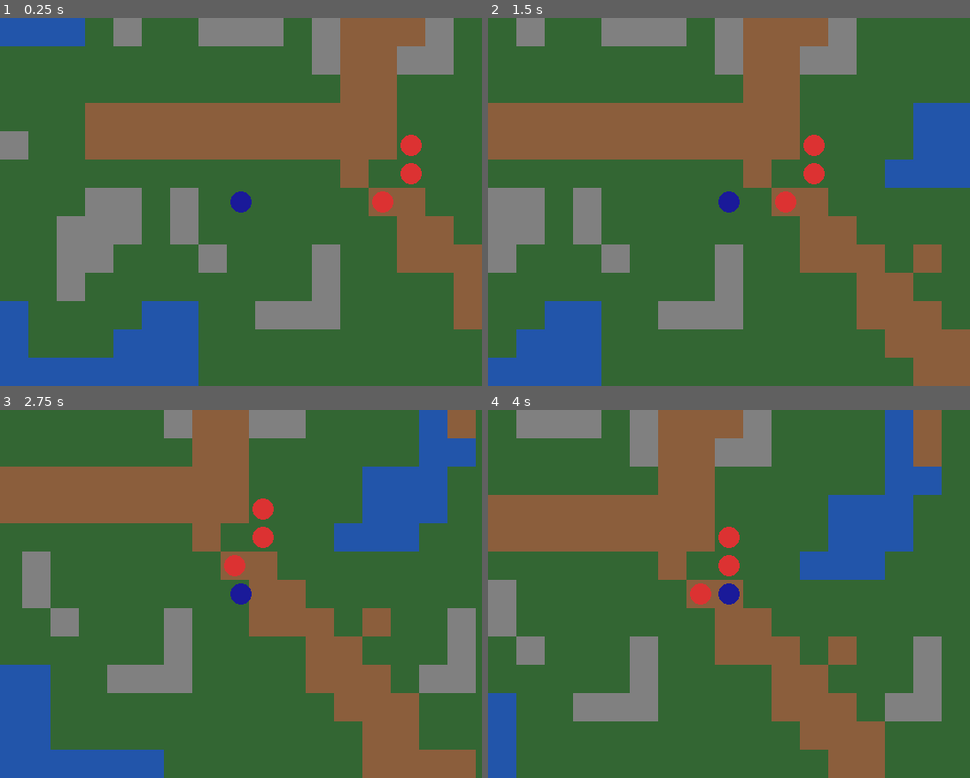
Above: before the commit, frames 1-4 (two rows, left to right).
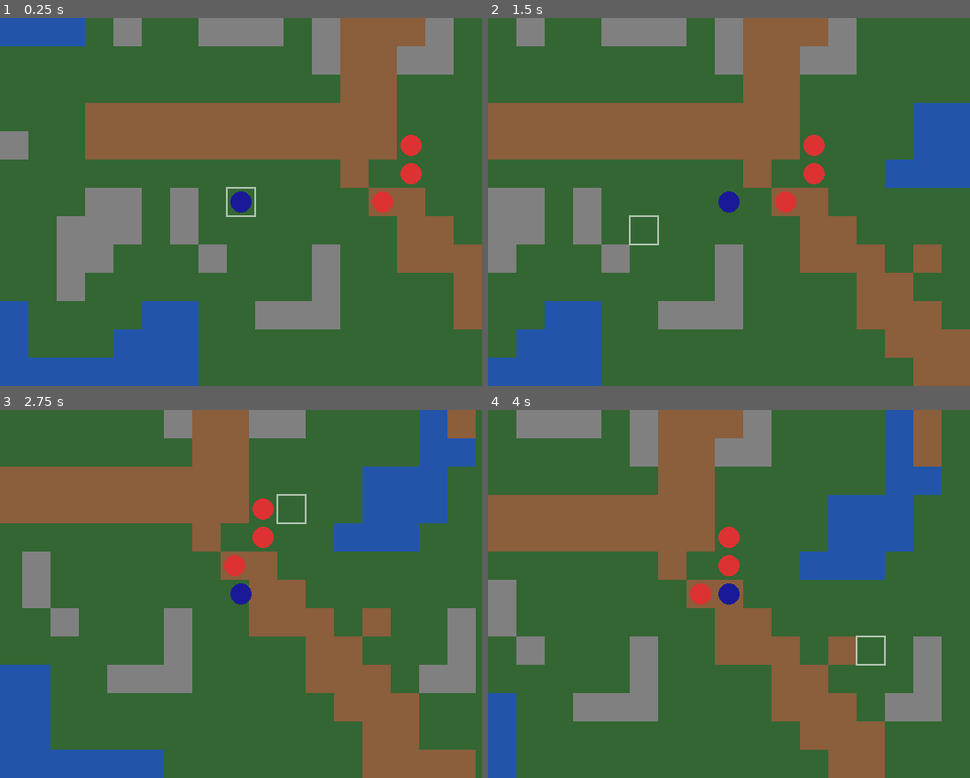
Above: after the commit, the same moments.

Repository: gabrielrheimer/classic-rpg-godot
Game: Godot game, scene res://scenes/game_map.tscn
Two runs of this game, one before a commit and one after it. Both use one fixed random seed, a clock stepped at 60 frames per second and the inputs below.
Inputs (mouse positions are in pixels of both pictures, inside the frame that each line leads up to):
- Up to frame 1 (0.25 s): no input
- Up to frame 2 (1.5 s): tap Enter at 0.5 s; move the mouse to (835, 183) at 0.52 s; hold D (move_right) 0.53-1.28 s; click (835, 183) at 0.67 s; move the mouse to (632, 220) at 1.27 s; hold S (move_down) from 1.28 s (still down); click (632, 220) at 1.42 s
- Up to frame 3 (2.75 s): move the mouse to (289, 513) at 2.02 s; release S (move_down) at 2.03 s; hold D (move_right) from 2.03 s (still down); click (289, 513) at 2.17 s
- Up to frame 4 (4 s): move the mouse to (704, 667) at 2.77 s; release D (move_right) at 2.78 s; hold W (move_up) 2.78-3.53 s; click (704, 667) at 2.92 s; move the mouse to (873, 649) at 3.52 s; hold A (move_left) from 3.53 s (still down); click (873, 649) at 3.67 s

The runs differ from the first frame. In frame 1, 0.1% of the frame differs, in the area x 46-54%, y 45-55%; in frame 2, 0.1%; in frame 3, 0.1%; in frame 4, 0.1%.

Commit message:
feat: add movement via mouse click

Diff:
--- a/scenes/game_map.tscn
+++ b/scenes/game_map.tscn
@@ -6,6 +6,7 @@
 [ext_resource type="Texture2D" uid="uid://btucy82f8mihg" path="res://assets/tiles/player.png" id="4_lp764"]
 [ext_resource type="PackedScene" path="res://scenes/enemy.tscn" id="5_enemy"]
 [ext_resource type="PackedScene" path="res://scenes/spawn_point.tscn" id="6_spawnpoint"]
+[ext_resource type="Script" path="res://scripts/world/tile_highlight.gd" id="7_highlight"]
 
 [node name="GameMap" type="Node2D"]
 script = ExtResource("1_gamemap")
@@ -35,3 +36,6 @@
 [node name="SpawnPoint3" parent="." instance=ExtResource("6_spawnpoint")]
 position = Vector2(512, 256)
 enemy_scene = ExtResource("5_enemy")
+
+[node name="TileHighlight" type="Node2D" parent="."]
+script = ExtResource("7_highlight")
--- a/scripts/entities/player.gd
+++ b/scripts/entities/player.gd
@@ -43,22 +43,37 @@
 	)
 
 func _input(event: InputEvent) -> void:
-	if not event is InputEventMouseButton:
-		return
-	if event.button_index != MOUSE_BUTTON_RIGHT or not event.pressed:
+	if not event is InputEventMouseButton or not event.pressed:
 		return
 	var clicked_tile = Vector2i(get_global_mouse_position() / Constants.TILE_SIZE)
 	var diff = clicked_tile - tile_pos
-	if max(abs(diff.x), abs(diff.y)) != 1:
-		return
+	var distance = max(abs(diff.x), abs(diff.y))
 	var game_map = get_parent()
-	if not game_map.occupied_tiles.has(clicked_tile):
-		return
-	var enemy = game_map.occupied_tiles[clicked_tile]
-	enemy.on_attacked()
-	var combat = get_node("/root/Combat")
-	combat.resolve_attack(stats, enemy.stats, "Player", "Enemy")
-	if enemy.stats.hp <= 0:
-		game_map.occupied_tiles.erase(clicked_tile)
-		enemy.queue_free()
-	game_map.run_enemy_turns(self)
+
+	if event.button_index == MOUSE_BUTTON_LEFT:
+		if is_moving or distance != 1:
+			return
+		if not game_map.is_walkable(clicked_tile):
+			return
+		tile_pos = clicked_tile
+		is_moving = true
+		var tween = create_tween()
+		tween.tween_property(self, "position", Vector2(tile_pos) * Constants.TILE_SIZE, MOVE_DURATION)
+		tween.tween_callback(func():
+			game_map.run_enemy_turns(self)
+			is_moving = false
+		)
+
+	elif event.button_index == MOUSE_BUTTON_RIGHT:
+		if distance != 1:
+			return
+		if not game_map.occupied_tiles.has(clicked_tile):
+			return
+		var enemy = game_map.occupied_tiles[clicked_tile]
+		enemy.on_attacked()
+		var combat = get_node("/root/Combat")
+		combat.resolve_attack(stats, enemy.stats, "Player", "Enemy")
+		if enemy.stats.hp <= 0:
+			game_map.occupied_tiles.erase(clicked_tile)
+			enemy.queue_free()
+		game_map.run_enemy_turns(self)
--- /dev/null
+++ b/scripts/world/tile_highlight.gd
@@ -0,0 +1,9 @@
+extends Node2D
+
+func _process(_delta: float) -> void:
+	var tile = Vector2i(get_global_mouse_position() / Constants.TILE_SIZE)
+	position = Vector2(tile) * Constants.TILE_SIZE
+	queue_redraw()
+
+func _draw() -> void:
+	draw_rect(Rect2(0, 0, Constants.TILE_SIZE, Constants.TILE_SIZE), Color(1, 1, 1, 0.6), false, 1.5)
Not shown: 1 places in scenes/game_map.tscn that only renumber resources
Not shown, added: scripts/world/tile_highlight.gd.uid
Not shown, changed: CHANGELOG.md
